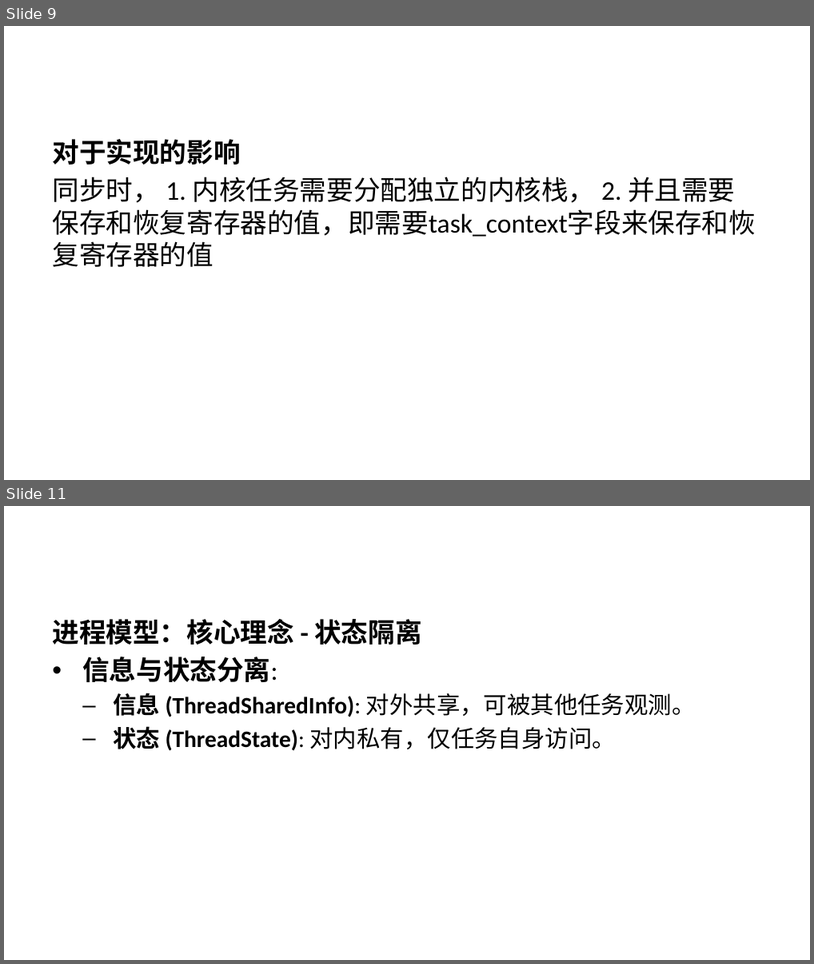
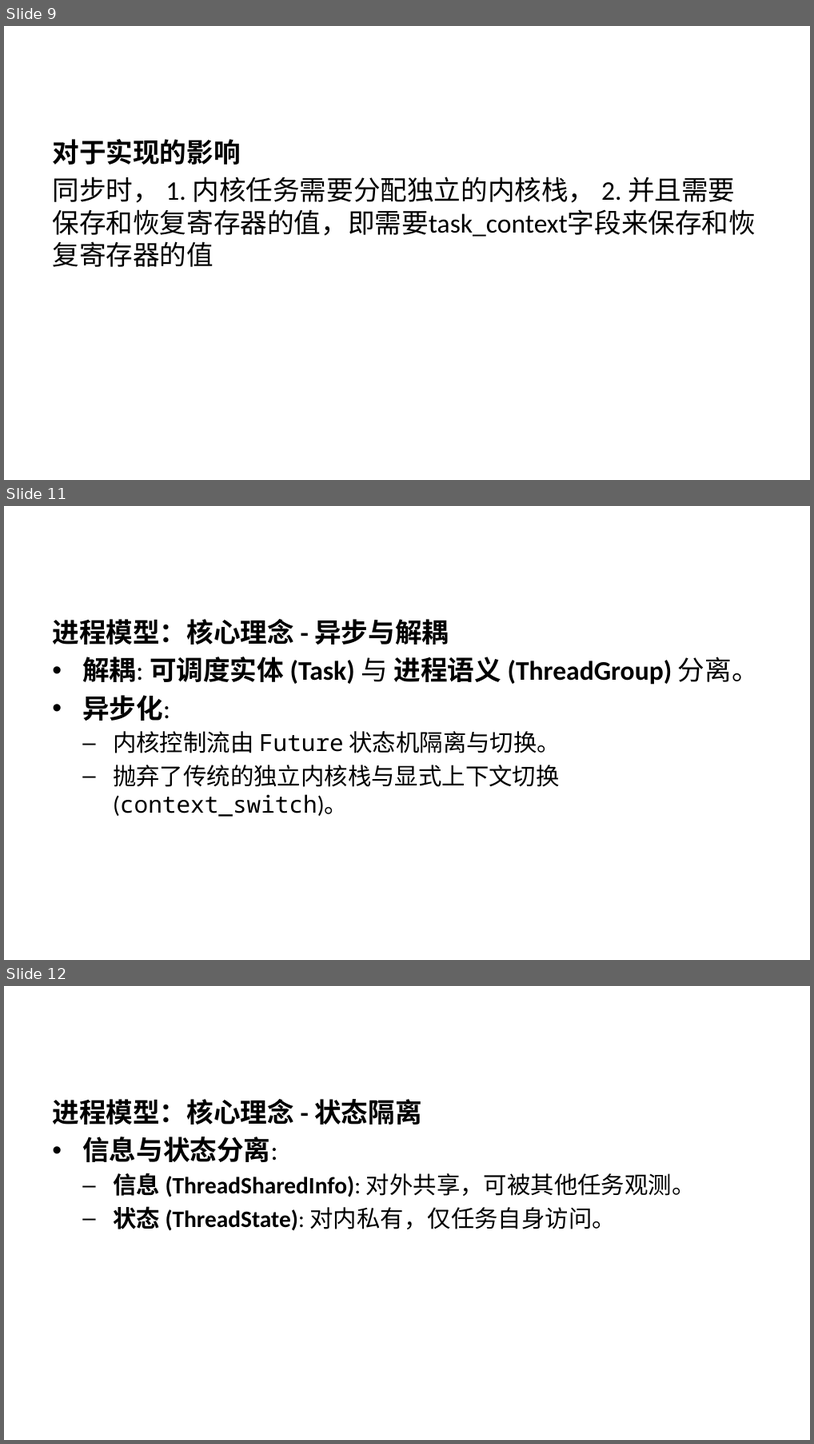
Before and after one commit to xingmin1/NexusOS, a slide deck: docs/初赛/slide.pptx. Shown one above the other, each under a label of ours: slides 9 and 11 before the commit, slides 9, 11 and 12 after it; the slides between them are not shown. The pictures are 814x964 and 814x1444 pixels, drawn with LibreOffice and Linux fonts; fonts in the diff are those of the drawing. Boxes give left, top, right and bottom in pixels: in the first picture for what was removed or moved away, otherwise in the second. Text is boxed around its words. In the diff, an @@ line names an element or a change of style, - is before the commit and + after.

```diff
--- a/docs/初赛/slide.pptx
+++ b/docs/初赛/slide.pptx
@@ slide 11 added at [4,506,810,960], background #FFFFFF @@
@@ text added at [52,619,759,816], 21 pt, text #000000 @@
+进程模型：核心理念 - 异步与解耦
+• 解耦: 可调度实体 (Task) 与 进程语义 (ThreadGroup) 分离。
+• 异步化:
+  – 内核控制流由 Future 状态机隔离与切换。
+  – 抛弃了传统的独立内核栈与显式上下文切换 (context_switch)。
@@ what was slide 11 is now slide 12 @@
```
Also in this commit, not shown: 2 slides changed, 1 slide removed, 2 other files.
